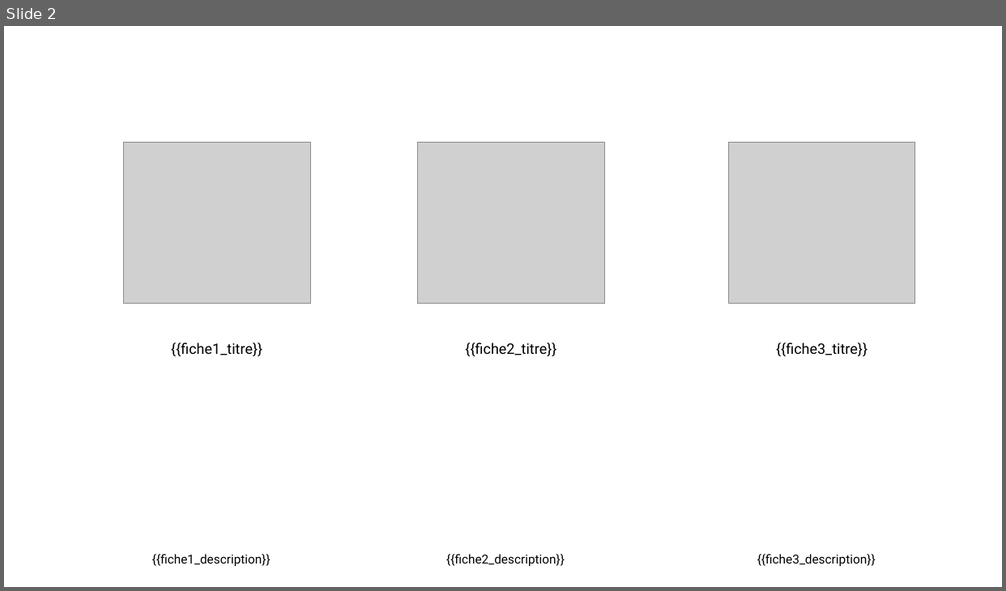
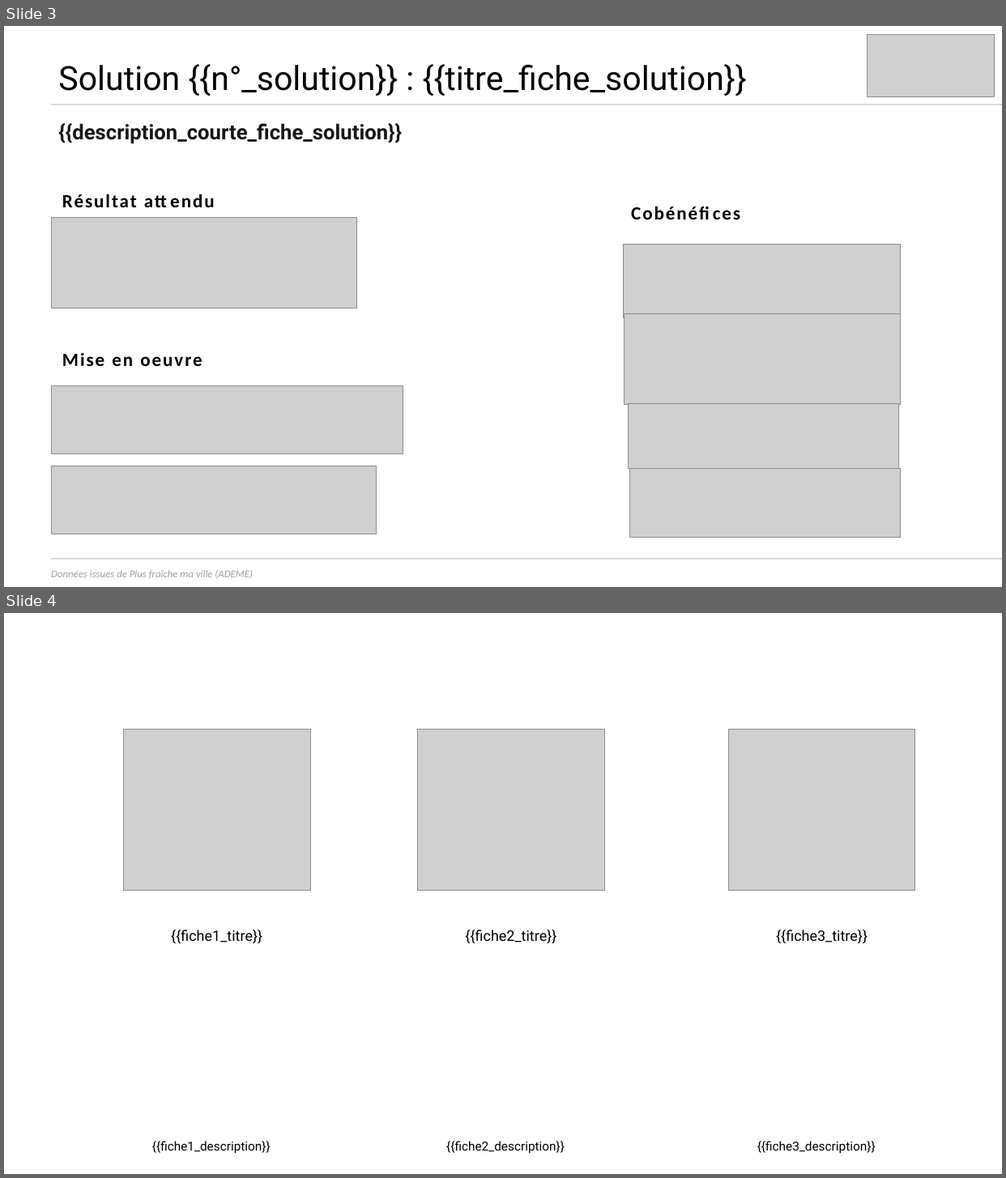
Before and after one commit to incubateur-ademe/plusfraichemaville-site, a slide deck: public/templates/template_synthese_projet.pptx. Shown one above the other, each under a label of ours: slide 2 before the commit, slides 3 and 4 after it. The pictures are 1006x591 and 1006x1178 pixels, drawn with LibreOffice and Linux fonts; fonts in the diff are those of the drawing; grey boxes stand for pictures. Boxes give left, top, right and bottom in pixels: in the first picture for what was removed or moved away, otherwise in the second. Text is boxed around its words. In the diff, an @@ line names an element or a change of style, - is before the commit and + after.

Commit message:
feat: page d'intro des fiches solution

```diff
--- a/public/templates/template_synthese_projet.pptx
+++ b/public/templates/template_synthese_projet.pptx
@@ slide 3 added at [4, 26, 1002, 587], background #FFFFFF @@
@@ picture added at [867, 34, 995, 96] @@
@@ picture added at [885, 34, 986, 96] @@
@@ title added at [58, 64, 747, 96], 32 pt, text #000000 @@
+Solution {{n°_solution}} : {{titre_fiche_solution}}
@@ line added from (51, 105) to (1002, 105), #D9D9D9 1.5 pt @@
@@ text added at [58, 123, 402, 144], 20 pt, text #161616, bold @@
+{{description_courte_fiche_solution}}
@@ text added at [62, 194, 137, 207], 18 pt, text #000000, bold @@
+Résultat attendu
@@ picture added at [51, 218, 356, 308] @@
@@ text added at [632, 200, 813, 224], 18 pt, text #000000, bold @@
+Cobénéfices
@@ picture added at [623, 245, 901, 318] @@
@@ picture added at [624, 314, 901, 405] @@
@@ text added at [62, 353, 202, 366], 18 pt, text #000000, bold @@
+Mise en oeuvre
@@ picture added at [51, 386, 403, 454] @@
@@ picture added at [629, 404, 898, 468] @@
@@ picture added at [51, 466, 377, 535] @@
@@ picture added at [630, 468, 900, 537] @@
@@ line added from (51, 559) to (1002, 559), #D9D9D9 1.5 pt @@
@@ text added at [51, 570, 252, 579], 10 pt, text #A0A0A0, italic @@
+Données issues de Plus fraîche ma ville (ADEME)
@@ what was slide 2 is now slide 4 @@
```
Also in this commit, not shown: 1 slide changed, 1 other slide added, 4 other files.
